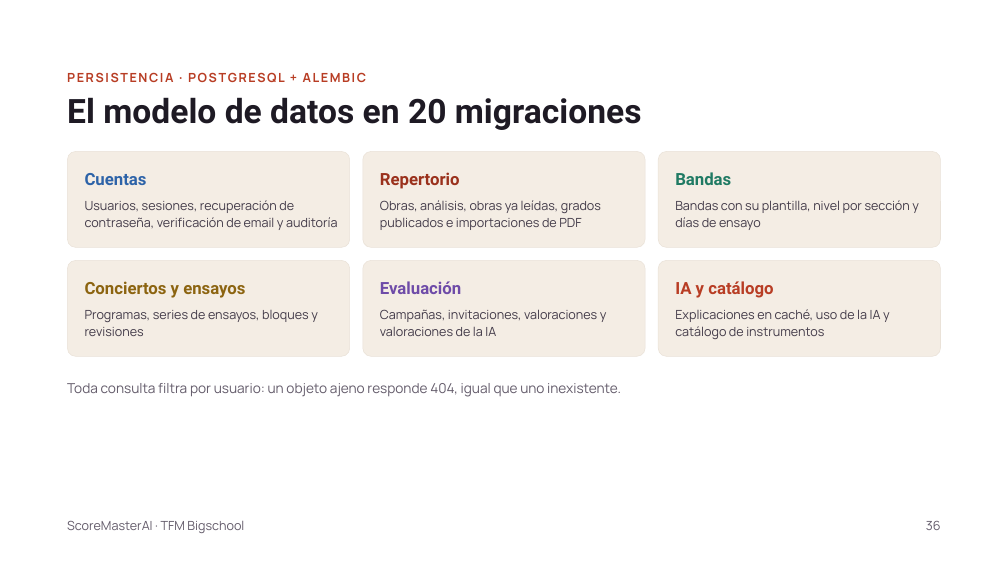
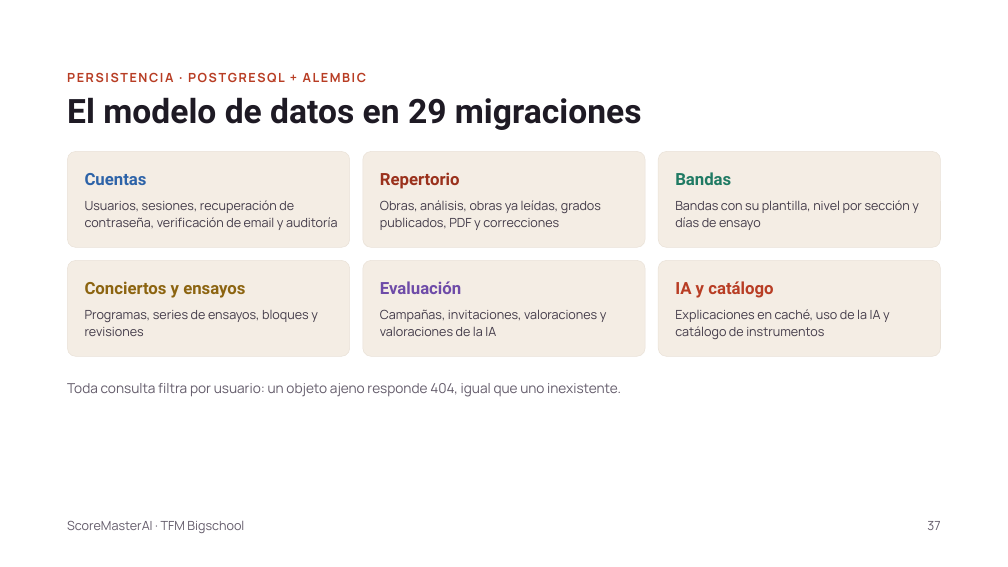
Before and after one commit to monicamorenogomez76/scoremaster-ai, a slide deck: slide 37 of docs/ScoreMasterAI · TFM.pptx (slide 36 before the commit). Drawn at 1008x567 pixels with LibreOffice and Linux fonts; fonts in the diff are those of the drawing. Boxes give left, top, right and bottom in pixels: in the first picture for what was removed or moved away, otherwise in the second. Text is boxed around its words. In the diff, an @@ line names an element or a change of style, - is before the commit and + after.

```diff
--- a/docs/ScoreMasterAI · TFM.pptx
+++ b/docs/ScoreMasterAI · TFM.pptx
@@ title at (67,97,642,130): text changed @@
-El modelo de datos en 20 migraciones
+El modelo de datos en 29 migraciones
@@ text at (380,200,601,230): text changed @@
-Obras, análisis, obras ya leídas, grados publicados e importaciones de PDF
+Obras, análisis, obras ya leídas, grados publicados, PDF y correcciones
@@ text at (927,521,940,530): text changed @@
-36
+37
```
Also in this commit, not shown: 34 other slides changed, 1 slide added, 3 other files.
